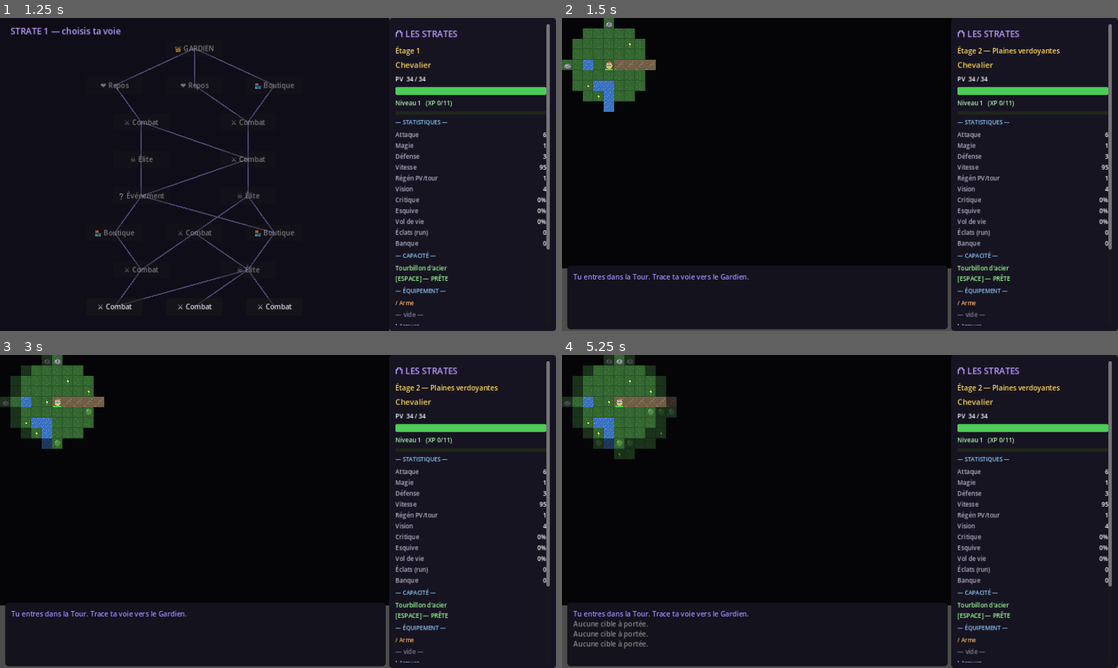
Above: before the commit, frames 1-4 (two rows, left to right).
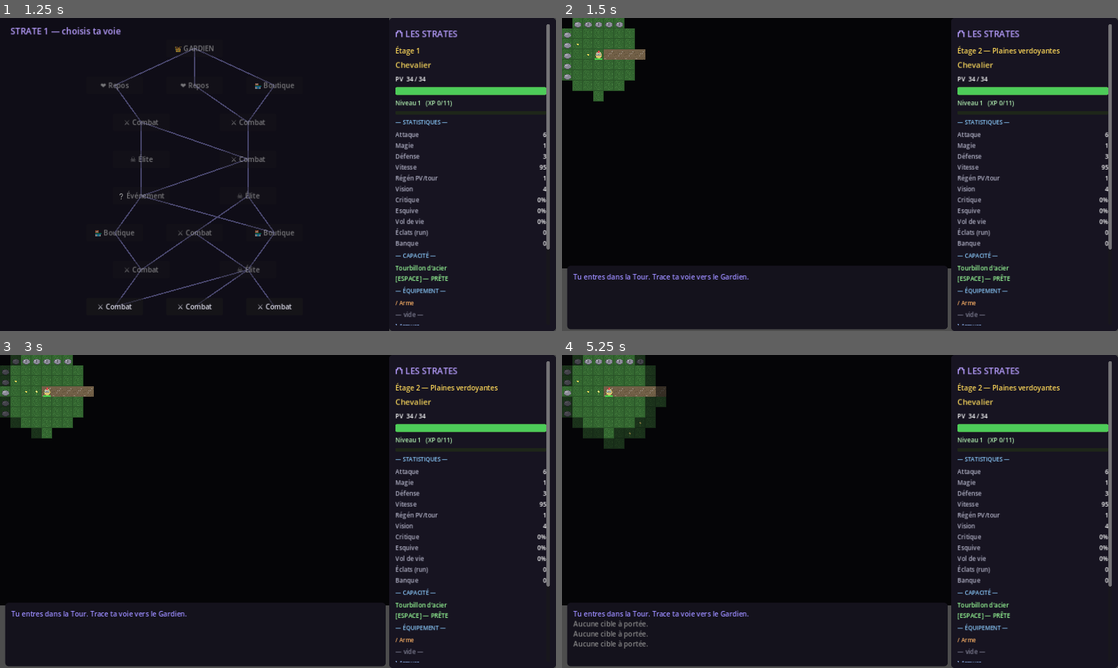
Above: after the commit, the same moments.

Repository: silversoulicious-lgtm/rpg-rogue-like-
Game: Godot game, scene res://scenes/Main.tscn
Two runs of this game, one before a commit and one after it. Both use one fixed random seed, a clock stepped at 60 frames per second and the inputs below.
Inputs:
- Up to frame 1 (1.25 s): click "Chevalier — PV 34 | ATK 6 | M…" at 0.5 s
- Up to frame 2 (1.5 s): click "⚔ Combat" at 1.25 s
- Up to frame 3 (3 s): tap Enter at 2 s; hold D 2.03-2.75 s; tap I at 2.1 s; tap Space at 2.27 s; click "Fermer [I / Échap]" at 2.75 s
- Up to frame 4 (5.25 s): tap Space at 3.5, 3.77, 5 s; hold S 3.53-4.28 s; tap K at 3.6 s; tap Enter at 4.25 s; hold D 4.28-5.03 s; tap J at 4.35 s; hold W from 5.03 s (still down); tap H at 5.1 s

Frame 1 is identical in both runs. In frame 2, 1.9% of the frame differs, in the area x 0-17%, y 0-30%; in frame 3, 2.4%; in frame 4, 3.3%, in the area x 0-21%, y 0-34%.

Commit message:
feat: taille de carte procédurale par étage (64x40 → 640x400, moy. 320x200)
La taille de chaque étage est désormais ré-échantillonnée à chaque passage,
via une distribution triangulaire sur la hauteur (min 40, mode 200, max 400 ;
ratio 1.6). La carte la plus fréquente est 320x200, la minuscule 64x40 et
l'immense 640x400 restant des extrêmes rares.

- Data.random_map_size() : échantillonnage triangulaire (inverse CDF).
- Main.generate_floor : tire la taille par étage ; le nombre d'ennemis et de
  butin s'adapte à la surface (carte jamais vide, jusqu'à 30 ennemis).
- Dungeon : perf à grande échelle (256k cases) — cache reachable_tiles
  (peuplement O(count) au lieu de O(aire)) et brouillard n'effaçant que les
  cases précédemment visibles.

Smoke test : bornes/ratio/variabilité des tailles + génération & peuplement
d'une carte 640x400. Validé headless (PASSED) ; grande carte (490x306)
vérifiée par capture d'écran.

Co-Authored-By: Claude Opus 4.8 <noreply@anthropic.com>
Claude-Session: https://claude.ai/code/session_01P5aksmmQ6PELpH4rtEM1GG

Diff:
--- a/_smoketest.gd
+++ b/_smoketest.gd
@@ -216,6 +216,24 @@
 	var b2 = Data.biome_for_floor(1 + Data.BIOME_SPAN)
 	assert(b1["id"] != b2["id"], "le biome change selon l'étage")
 	assert(Data.BIOMES.size() >= 5, "plusieurs biomes définis")
+
+	# tailles de carte procédurales (bornes + ratio ~1.6 + variabilité)
+	var srng = RandomNumberGenerator.new(); srng.seed = 99
+	var small_h := 9999
+	var big_h := 0
+	for i in 500:
+		var ms = Data.random_map_size(srng)
+		assert(ms.x >= 64 and ms.x <= 640 and ms.y >= 40 and ms.y <= 400, "taille de carte dans les bornes")
+		assert(absf(float(ms.x) / float(ms.y) - Data.MAP_RATIO) < 0.06, "ratio largeur/hauteur ~1.6")
+		small_h = mini(small_h, ms.y)
+		big_h = maxi(big_h, ms.y)
+	assert(small_h <= 90 and big_h >= 320, "la taille varie (petites ET grandes cartes)")
+	# génère et peuple la plus GRANDE carte (640x400 = 256k cases)
+	var bigmap = Dungeon.new(640, 400, srng, Data.biome_for_floor(50))
+	assert(bigmap._reachable(bigmap.start, bigmap.stairs), "grande carte connexe")
+	assert(bigmap.random_floor_tiles(30, srng, [bigmap.start]).size() == 30, "grande carte peuplée")
+	print("OK tailles: hauteur %d..%d, ratio 1.6, grande carte 640x400 connexe & peuplée" % [small_h, big_h])
+
 	var drng = RandomNumberGenerator.new(); drng.seed = 11
 	var dg = Dungeon.new(64, 40, drng, Data.biome_for_floor(1))
 	assert(dg.width == 64 and dg.height == 40, "carte large générée")
--- a/scripts/Data.gd
+++ b/scripts/Data.gd
@@ -49,6 +49,29 @@
 # Les sprites sont nommés "<id>_ground|_tree|_rock|_water|_decor" + "road"
 # (générés par _assets_gen.gd, mappés par MapView.gd).
 const BIOME_SPAN := 12
+
+# --- TAILLE DE CARTE (procédurale, ré-échantillonnée à chaque étage) -----------
+# Ratio largeur:hauteur = 1.6 (64x40, 320x200, 640x400 le respectent tous).
+# Distribution triangulaire sur la hauteur : la carte la plus FRÉQUENTE est
+# 320x200, tandis que la minuscule (64x40) et l'immense (640x400) sont rares.
+const MAP_MIN_H := 40
+const MAP_MAX_H := 400
+const MAP_MODE_H := 200
+const MAP_RATIO := 1.6
+
+static func random_map_size(rng: RandomNumberGenerator) -> Vector2i:
+	var h: int = int(round(_triangular(rng, float(MAP_MIN_H), float(MAP_MAX_H), float(MAP_MODE_H))))
+	h = clampi(h, MAP_MIN_H, MAP_MAX_H)
+	var w: int = clampi(int(round(h * MAP_RATIO)), 64, 640)
+	return Vector2i(w, h)
+
+# Distribution triangulaire (inverse de la CDF) : pic en `mode`, extrêmes rares.
+static func _triangular(rng: RandomNumberGenerator, lo: float, hi: float, mode: float) -> float:
+	var u: float = rng.randf()
+	var c: float = (mode - lo) / (hi - lo)
+	if u < c:
+		return lo + sqrt(u * (hi - lo) * (mode - lo))
+	return hi - sqrt((1.0 - u) * (hi - lo) * (hi - mode))
 
 const BIOMES := [
 	{ "id": "plaine", "name": "Plaines verdoyantes",
--- a/scripts/Dungeon.gd
+++ b/scripts/Dungeon.gd
@@ -22,8 +22,10 @@
 var biome: Dictionary = {}      # biome courant (Data.BIOMES[i])
 var start: Vector2i = Vector2i.ZERO
 var stairs: Vector2i = Vector2i.ZERO
+var reachable_tiles: Array = []  # cases praticables atteignables (calculé une fois)
 
 var _rng: RandomNumberGenerator
+var _vis_cells: Array = []       # cases actuellement visibles (pour effacer vite)
 
 func _init(w: int, h: int, rng: RandomNumberGenerator, biome_def: Dictionary = {}) -> void:
 	width = w
@@ -63,8 +65,11 @@
 	_carve_path(start, stairs, biome.get("road", false))
 
 	# Garantit la connexité : si l'escalier reste inatteignable, on force un couloir
-	if not _reachable(start, stairs):
+	var reach: Dictionary = _reachable_set(start)
+	if not reach.has(stairs):
 		_carve_path(start, stairs, false, true)
+		reach = _reachable_set(start)
+	reachable_tiles = reach.keys()   # mis en cache : peuplement O(count), pas O(aire)
 
 	_scatter_decor(rng)
 
@@ -171,10 +176,11 @@
 	return t == FLOOR or t == ROAD
 
 ## Met à jour le brouillard de guerre : tout dans le rayon devient visible+exploré.
+## N'efface que les cases précédemment visibles (rapide même sur immense carte).
 func reveal(center: Vector2i, radius: int) -> void:
-	for y in height:
-		for x in width:
-			visible[y][x] = false
+	for c in _vis_cells:
+		visible[c.y][c.x] = false
+	_vis_cells.clear()
 	var r2: int = radius * radius
 	for y in range(max(0, center.y - radius), min(height, center.y + radius + 1)):
 		for x in range(max(0, center.x - radius), min(width, center.x + radius + 1)):
@@ -183,6 +189,7 @@
 			if dx * dx + dy * dy <= r2:
 				visible[y][x] = true
 				explored[y][x] = true
+				_vis_cells.append(Vector2i(x, y))
 
 func is_visible(x: int, y: int) -> bool:
 	return _in_bounds(x, y) and visible[y][x]
@@ -191,17 +198,23 @@
 	return _in_bounds(x, y) and explored[y][x]
 
 ## Positions praticables aléatoires ATTEIGNABLES depuis `start`, hors `exclude`.
+## Échantillonnage par indices aléatoires (O(count)) sur le cache reachable_tiles.
 func random_floor_tiles(count: int, rng: RandomNumberGenerator, exclude: Array) -> Array:
-	var reach: Dictionary = _reachable_set(start)
-	var candidates: Array = []
-	for key in reach:
-		var p: Vector2i = key
-		if not exclude.has(p):
-			candidates.append(p)
-	candidates.shuffle()
 	var result: Array = []
-	for i in min(count, candidates.size()):
-		result.append(candidates[i])
+	if reachable_tiles.is_empty():
+		return result
+	var used: Dictionary = {}
+	for p in exclude:
+		used[p] = true
+	var tries: int = 0
+	var budget: int = count * 40 + 50
+	while result.size() < count and tries < budget:
+		tries += 1
+		var p: Vector2i = reachable_tiles[rng.randi_range(0, reachable_tiles.size() - 1)]
+		if used.has(p):
+			continue
+		used[p] = true
+		result.append(p)
 	return result
 
 func _reachable_set(a: Vector2i) -> Dictionary:
--- a/scripts/Main.gd
+++ b/scripts/Main.gd
@@ -5,8 +5,6 @@
 
 enum State { HUB, MAP, PLAYING, CHOICE, LEVELUP, INVENTORY, DEAD }
 
-const MAP_W := 64
-const MAP_H := 40
 const MAX_LOG := 8
 const INV_CAP := 16
 
@@ -198,7 +196,8 @@
 # --- Génération d'un combat (combat / élite / boss) ---------------------------
 func generate_floor(node_type: String = "combat") -> void:
 	first_strike_used = false
-	dungeon = Dungeon.new(MAP_W, MAP_H, rng, Data.biome_for_floor(floor_num))
+	var msize: Vector2i = Data.random_map_size(rng)
+	dungeon = Dungeon.new(msize.x, msize.y, rng, Data.biome_for_floor(floor_num))
 	player.x = dungeon.start.x
 	player.y = dungeon.start.y
 	player.energy = Entity.ACTION_COST   # le joueur agit en premier
@@ -210,9 +209,11 @@
 	var is_elite: bool = node_type == "elite"
 	var is_boss: bool = node_type == "boss"
 
-	var count: int = min(3 + floor_num, 12)
+	# Le peuplement s'adapte à la taille de la carte (exploration jamais vide).
+	var area: int = dungeon.width * dungeon.height
+	var count: int = clampi(3 + floor_num + int(area / 2200), 5, 30)
 	if is_elite:
-		count = min(count + 2, 14)
+		count = mini(count + 3, 34)
 	for p in dungeon.random_floor_tiles(count, rng, occupied):
 		var e: Entity = _make_enemy(_pick_enemy_def(), floor_num, p)
 		if is_elite:
@@ -231,7 +232,7 @@
 	elif is_elite:
 		add_message("[color=#ff9a64]☠ Salle d'élite : ennemis renforcés, meilleur butin.[/color]")
 
-	var loot_count: int = rng.randi_range(1, 3) + (1 if is_elite else 0)
+	var loot_count: int = mini(rng.randi_range(1, 3) + int(area / 9000) + (1 if is_elite else 0), 14)
 	for p in dungeon.random_floor_tiles(loot_count, rng, occupied):
 		occupied.append(p)
 		_spawn_loot(p, is_elite)
Not shown, changed: README.md
